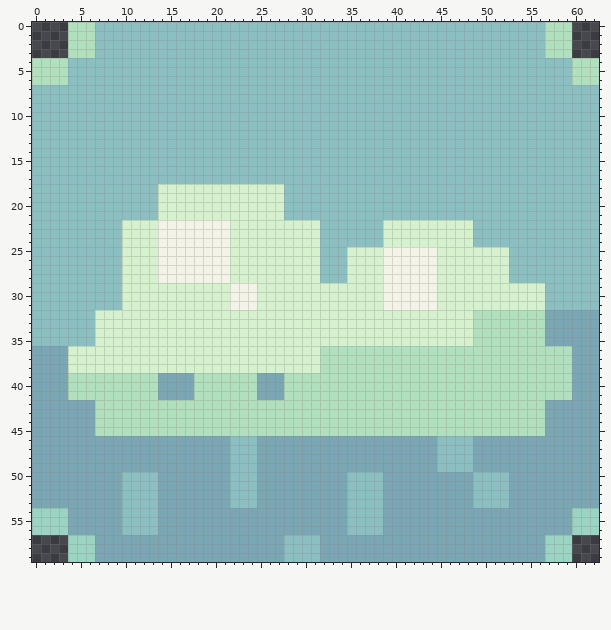
Pixel-art sprite: graphics/UI/rainy.png. This is how it looked before the edit.
The file is 63x60 pixels.
After the commit:
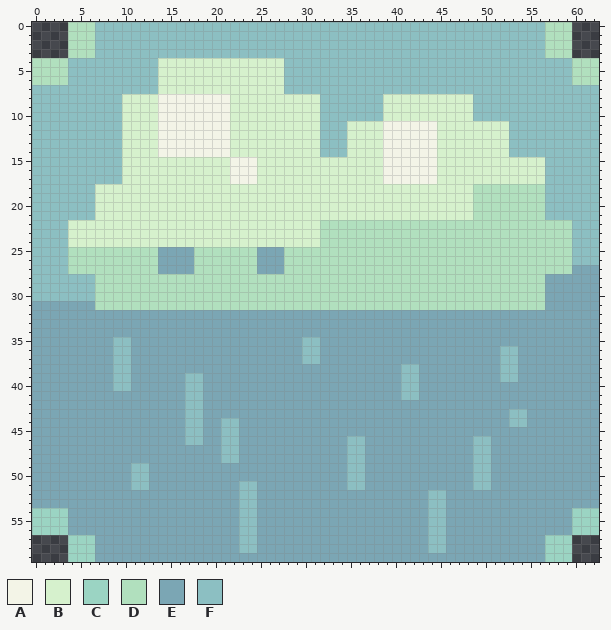
Palette (. is transparent): A #f3f4e7  B #d6f1cd  C #9bd4c3  D #b1e0be  E #7ba6b4  F #8cbfc2
Diff:
y 4..7: x 14..27 FFFFFFFFFFFFFF -> BBBBBBBBBBBBBB
y 8..10: x 10..31 FFFFFFFFFFFFFFFFFFFFFF -> BBBBAAAAAAAABBBBBBBBBB; x 39..48 FFFFFFFFFF -> BBBBBBBBBB
y 11..14: x 10..31 FFFFFFFFFFFFFFFFFFFFFF -> BBBBAAAAAAAABBBBBBBBBB; x 35..52 FFFFFFFFFFFFFFFFFF -> BBBBAAAAAABBBBBBBB
y 15..17: x 10..56 FFFFFFFFFFFFFFFFFFFFFFFFFFFFFFFFFFFFFFFFFFFFFFF -> BBBBBBBBBBBBAAABBBBBBBBBBBBBBAAAAAABBBBBBBBBBBB
y 18..21: x 7..13 FFFFFFF -> BBBBBBB; x 28..56 FFFFFFFFFFFFFFFFFFFFFFFFFFFFF -> BBBBBBBBBBBBBBBBBBBBBDDDDDDDD
y 22..24: x 4..9 FFFFFF -> BBBBBB; x 14..21 AAAAAAAA -> BBBBBBBB; x 32..59 FFFFFFFBBBBBBBBBBFFFFFFFFFFF -> DDDDDDDDDDDDDDDDDDDDDDDDDDDD
y 25..26: x 4..59 FFFFFFBBBBAAAAAAAABBBBBBBBBBFFFBBBBAAAAAABBBBBBBBFFFFFFF -> DDDDDDDDDDEEEEDDDDDDDEEEDDDDDDDDDDDDDDDDDDDDDDDDDDDDDDDD
y 27: x 4..62 FFFFFFBBBBAAAAAAAABBBBBBBBBBFFFBBBBAAAAAABBBBBBBBFFFFFFFFFF -> DDDDDDDDDDEEEEDDDDDDDEEEDDDDDDDDDDDDDDDDDDDDDDDDDDDDDDDDEEE
y 28: x 7..62 FFFBBBBAAAAAAAABBBBBBBBBBFFFBBBBAAAAAABBBBBBBBFFFFFFFFFF -> DDDDDDDDDDDDDDDDDDDDDDDDDDDDDDDDDDDDDDDDDDDDDDDDDDEEEEEE
y 29..30: x 7..62 FFFBBBBBBBBBBBBAAABBBBBBBBBBBBBBAAAAAABBBBBBBBBBBBFFFFFF -> DDDDDDDDDDDDDDDDDDDDDDDDDDDDDDDDDDDDDDDDDDDDDDDDDDEEEEEE
y 31: x 0..62 FFFFFFFFFFBBBBBBBBBBBBAAABBBBBBBBBBBBBBAAAAAABBBBBBBBBBBBFFFFFF -> EEEEEEEDDDDDDDDDDDDDDDDDDDDDDDDDDDDDDDDDDDDDDDDDDDDDDDDDDEEEEEE
y 32..34: x 0..56 FFFFFFFBBBBBBBBBBBBBBBBBBBBBBBBBBBBBBBBBBBBBBBBBBDDDDDDDD -> EEEEEEEEEEEEEEEEEEEEEEEEEEEEEEEEEEEEEEEEEEEEEEEEEEEEEEEEE
y 35: x 0..56 FFFFFFFBBBBBBBBBBBBBBBBBBBBBBBBBBBBBBBBBBBBBBBBBBDDDDDDDD -> EEEEEEEEEFFEEEEEEEEEEEEEEEEEEEFFEEEEEEEEEEEEEEEEEEEEEEEEE
y 36..37: x 4..59 BBBBBBBBBBBBBBBBBBBBBBBBBBBBDDDDDDDDDDDDDDDDDDDDDDDDDDDD -> EEEEEFFEEEEEEEEEEEEEEEEEEEFFEEEEEEEEEEEEEEEEEEEEFFEEEEEE
y 38: x 4..59 BBBBBBBBBBBBBBBBBBBBBBBBBBBBDDDDDDDDDDDDDDDDDDDDDDDDDDDD -> EEEEEFFEEEEEEEEEEEEEEEEEEEEEEEEEEEEEEFFEEEEEEEEEFFEEEEEE
y 39: x 4..13 DDDDDDDDDD -> EEEEEFFEEE; x 17..24 EDDDDDDD -> FFEEEEEE; x 28..59 DDDDDDDDDDDDDDDDDDDDDDDDDDDDDDDD -> EEEEEEEEEEEEEFFEEEEEEEEEFFEEEEEE
y 40: x 4..13 DDDDDDDDDD -> EEEEEFFEEE; x 17..24 EDDDDDDD -> FFEEEEEE; x 28..59 DDDDDDDDDDDDDDDDDDDDDDDDDDDDDDDD -> EEEEEEEEEEEEEFFEEEEEEEEEEEEEEEEE
y 41: x 4..13 DDDDDDDDDD -> EEEEEEEEEE; x 17..24 EDDDDDDD -> FFEEEEEE; x 28..59 DDDDDDDDDDDDDDDDDDDDDDDDDDDDDDDD -> EEEEEEEEEEEEEFFEEEEEEEEEEEEEEEEE
y 42: x 7..56 DDDDDDDDDDDDDDDDDDDDDDDDDDDDDDDDDDDDDDDDDDDDDDDDDD -> EEEEEEEEEEFFEEEEEEEEEEEEEEEEEEEEEEEEEEEEEEEEEEEEEE
y 43: x 7..56 DDDDDDDDDDDDDDDDDDDDDDDDDDDDDDDDDDDDDDDDDDDDDDDDDD -> EEEEEEEEEEFFEEEEEEEEEEEEEEEEEEEEEEEEEEEEEEEEEEFFEE
y 44: x 7..56 DDDDDDDDDDDDDDDDDDDDDDDDDDDDDDDDDDDDDDDDDDDDDDDDDD -> EEEEEEEEEEFFEEFFEEEEEEEEEEEEEEEEEEEEEEEEEEEEEEFFEE
y 45: x 7..56 DDDDDDDDDDDDDDDDDDDDDDDDDDDDDDDDDDDDDDDDDDDDDDDDDD -> EEEEEEEEEEFFEEFFEEEEEEEEEEEEEEEEEEEEEEEEEEEEEEEEEE
y 46: x 17..18 EE -> FF; x 21 E -> F; x 23..24 FF -> EE; x 35..36 EE -> FF; x 45..50 FFFFEE -> EEEEFF
y 47..48: x 21 E -> F; x 23..24 FF -> EE; x 35..36 EE -> FF; x 45..50 FFFFEE -> EEEEFF
y 49: x 11..12 EE -> FF; x 22..24 FFF -> EEE; x 35..36 EE -> FF; x 45..50 FFFFEE -> EEEEFF
y 50: x 10 F -> E; x 13 F -> E; x 22..24 FFF -> EEE; x 37..38 FF -> EE; x 51..52 FF -> EE
y 51: x 10 F -> E; x 13 F -> E; x 22 F -> E; x 37..38 FF -> EE; x 51..52 FF -> EE
y 52..53: x 10..13 FFFF -> EEEE; x 22 F -> E; x 35..38 FFFF -> EEEE; x 44..45 EE -> FF; x 49..52 FFFF -> EEEE
y 54..56: x 10..13 FFFF -> EEEE; x 23..24 EE -> FF; x 35..38 FFFF -> EEEE; x 44..45 EE -> FF
y 57..58: x 23..24 EE -> FF; x 28..31 FFFF -> EEEE; x 44..45 EE -> FF
y 59: x 28..31 FFFF -> EEEE
Pixel boxes of the changes (left, top, right, bottom) in both pictures:
changed: (32, 58, 599, 562)
